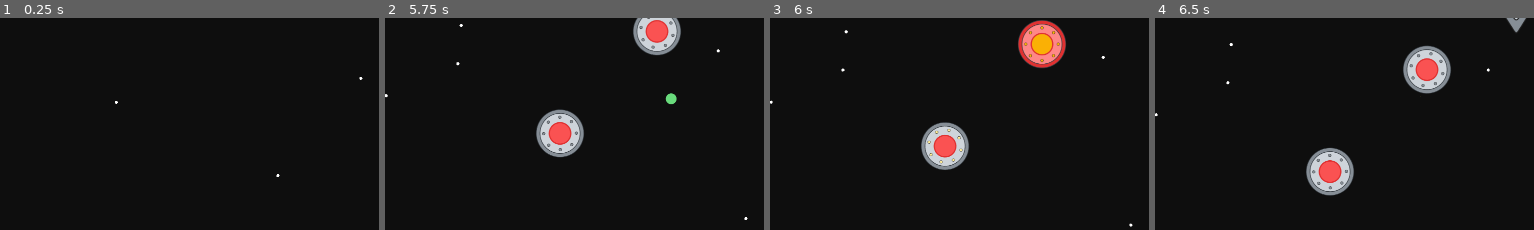
Above: before the commit, frames 1-4 (left to right).
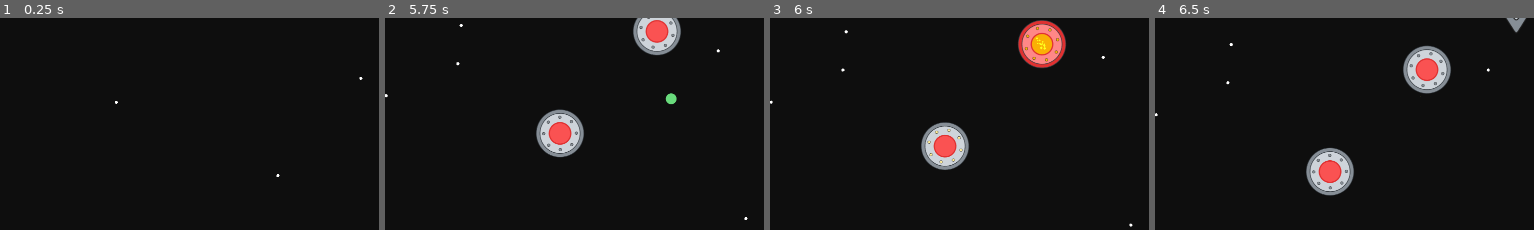
Above: after the commit, the same moments.

Repository: mromphf/nuke-ufos
Game: Godot game, scene res://scenes/main.tscn
Two runs of this game, one before a commit and one after it. Both use one fixed random seed, a clock stepped at 60 frames per second and the inputs below. Sound files missing from this copy of the repository are replaced by a short silence.
Inputs:
- Up to frame 1 (0.25 s): no input
- Up to frame 2 (5.75 s): hold D (move_right) 0.53-1.28 s; tap Space (fire) every 1.5 s from 0.6 to 5.1 s; hold S (move_down) 1.28-2.03 s; tap Shift (speed) at 1.35, 2.85, 4.35 s; hold D (move_right) 2.03-2.78 s; hold W (move_up) 2.78-3.53 s; hold Left (move_left) 3.53-5.03 s; hold S (move_down) from 5.03 s (still down)
- Up to frame 3 (6 s): release S (move_down) at 5.78 s; hold D (move_right) from 5.78 s (still down); tap Shift (speed) at 5.85 s
- Up to frame 4 (6.5 s): keep holding D (move_right)
The pictures show only the part of the screen within x 13-63%, y 18-68%; the shares and areas given below are measured in that part.

Frames 1-2 are identical in both runs. In frame 3, 0.3% of the frame differs, in the area x 67-77%, y 3-21%; in frame 4, nothing differs.

Commit message:
Nested ufo sprites.

Diff:
--- a/scenes/dark_ufo.tscn
+++ b/scenes/dark_ufo.tscn
@@ -30,7 +30,7 @@
 tracks/0/type = "value"
 tracks/0/imported = false
 tracks/0/enabled = true
-tracks/0/path = NodePath("Hurt:visible")
+tracks/0/path = NodePath("Sprite/Hurt:visible")
 tracks/0/interp = 1
 tracks/0/loop_wrap = true
 tracks/0/keys = {
@@ -62,9 +62,8 @@
 scale = Vector2(0.75, 0.75)
 sprite_frames = SubResource("SpriteFrames_5jwcm")
 
-[node name="Hurt" type="Sprite2D" parent="."]
+[node name="Hurt" type="Sprite2D" parent="Sprite"]
 visible = false
-scale = Vector2(0.75, 0.75)
 texture = ExtResource("4_hescp")
 
 [node name="Collision" type="CollisionShape2D" parent="."]
--- a/scenes/ufo.tscn
+++ b/scenes/ufo.tscn
@@ -45,7 +45,7 @@
 tracks/1/type = "value"
 tracks/1/imported = false
 tracks/1/enabled = true
-tracks/1/path = NodePath("Hurt:visible")
+tracks/1/path = NodePath("Sprite/Hurt:visible")
 tracks/1/interp = 1
 tracks/1/loop_wrap = true
 tracks/1/keys = {
@@ -73,6 +73,10 @@
 sprite_frames = SubResource("SpriteFrames_h5np8")
 animation = &"beep"
 
+[node name="Hurt" type="Sprite2D" parent="Sprite"]
+visible = false
+texture = ExtResource("5_ypvcd")
+
 [node name="Particles" type="CPUParticles2D" parent="Sprite"]
 scale = Vector2(1.33333, 1.33333)
 emitting = false
@@ -95,11 +99,6 @@
 scale_amount_curve = SubResource("Curve_tbu5v")
 color = Color(1, 1, 0.117647, 1)
 
-[node name="Hurt" type="Sprite2D" parent="."]
-visible = false
-scale = Vector2(0.75, 0.75)
-texture = ExtResource("5_ypvcd")
-
 [node name="CollisionShape2D" type="CollisionShape2D" parent="."]
 visible = false
 shape = SubResource("CircleShape2D_7v411")
